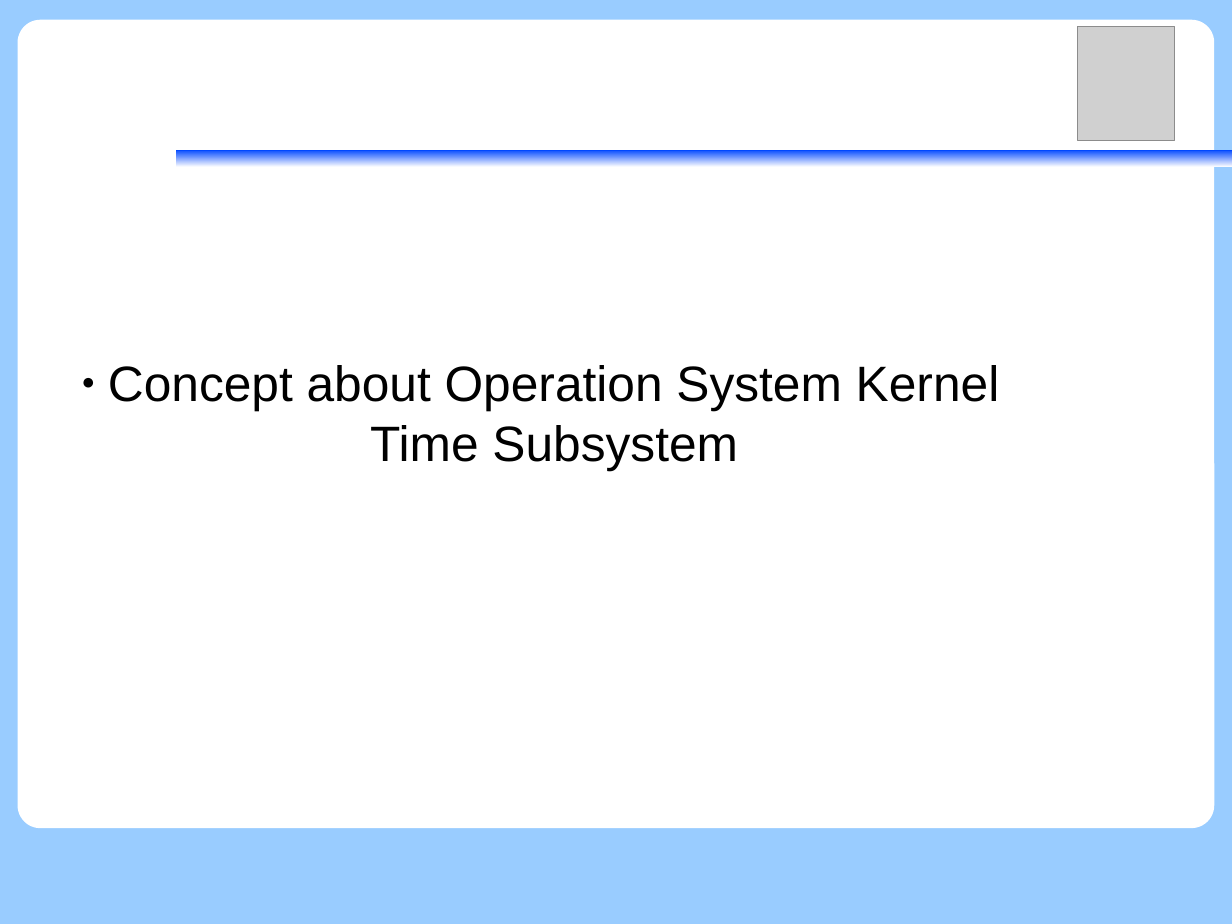
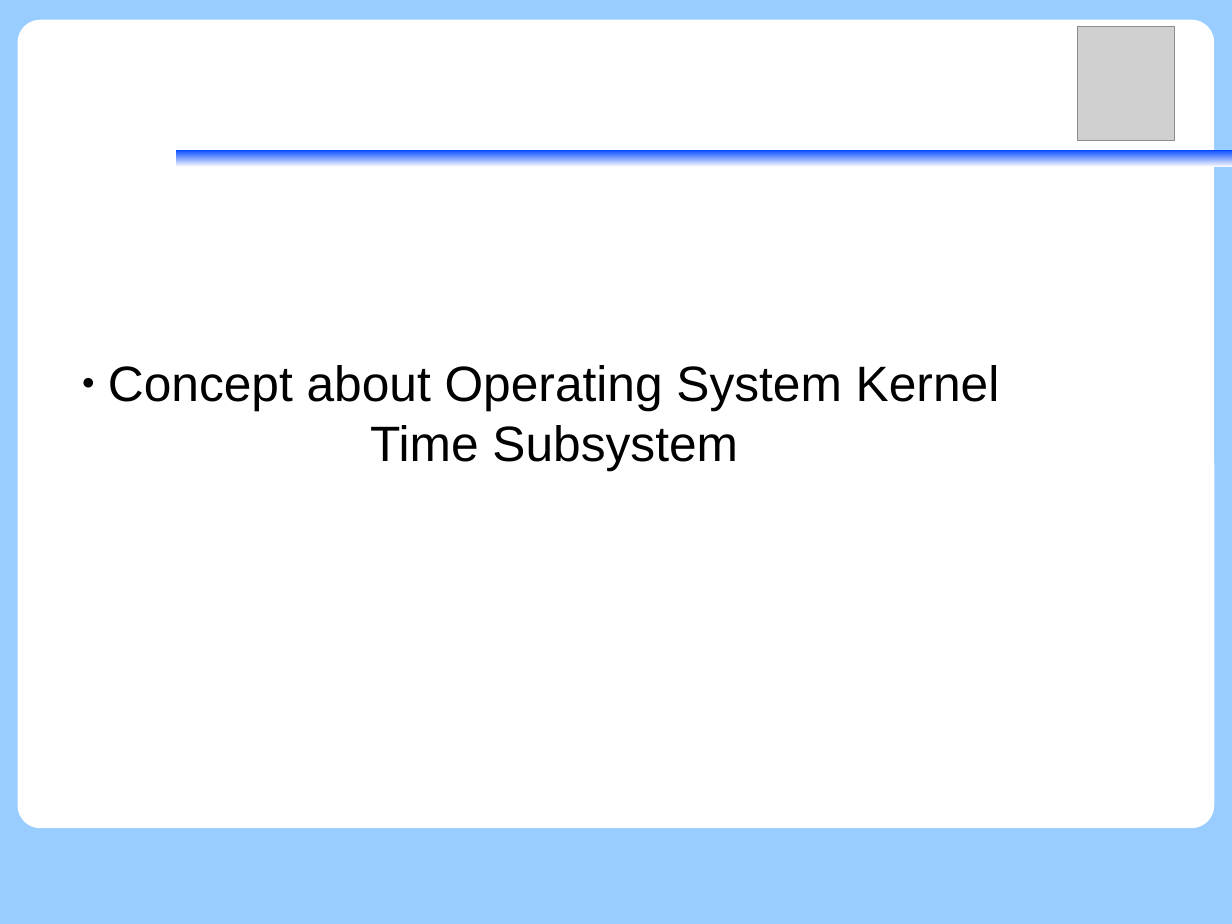
Before and after one commit to vh21/documents, a slide deck: slide 5 of ukernel/f9-microkernel-ktimer.odp. Drawn at 1232x924 pixels with LibreOffice and Linux fonts; fonts in the diff are those of the drawing; grey boxes stand for pictures. Boxes give left, top, right and bottom in pixels: in the first picture for what was removed or moved away, otherwise in the second. Text is boxed around its words. In the diff, an @@ line names an element or a change of style, - is before the commit and + after.

Commit message:
ukernel: f9kernel: refine words

```diff
--- a/ukernel/f9-microkernel-ktimer.odp
+++ b/ukernel/f9-microkernel-ktimer.odp
@@ subtitle at (108,365,1000,470): text changed @@
-● Concept about Operation System Kernel Time Subsystem
+● Concept about Operating System Kernel Time Subsystem
```
Also in this commit, not shown: 14 other slides changed, 5 slides added.
